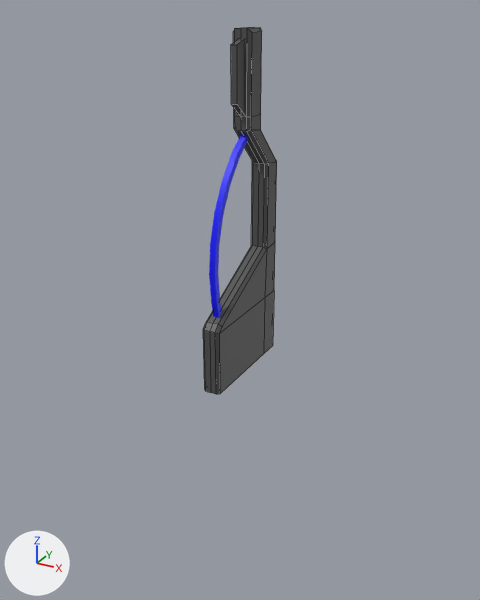
A saved change to the FBX model Assets/Models/ModularParts/Hanger/HangerColumn.fbx.
Before and after are seen from a 50 mm lens placed at (0.486, -0.886, 0.467), pointed at (-0.009, 0.014, 0.017). The axes (+X, +Y, +Z) are drawn at lower left. The lights are the same throughout. Mesh edges are drawn as thin lines on the coarser meshes. Where no turn or scale is listed for an object, it has been applied to the vertices.

The first picture shows 'Main', 'PipePart', 'RoundAccent'.
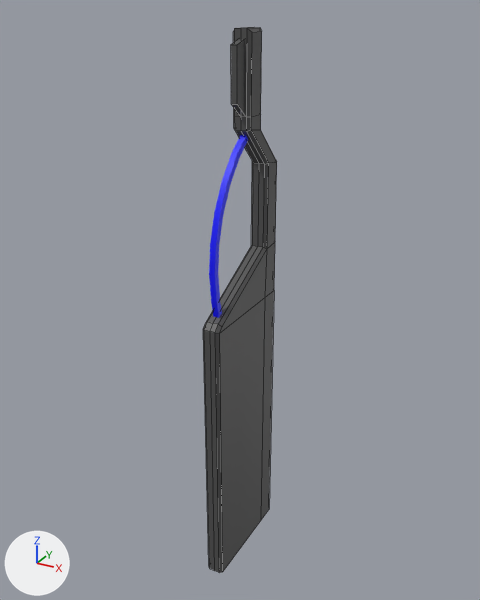
Boxes [x1, y1, x2, y2] around the edits, measured in the pictures (480 x 600 px; the box of a moved part takes in the faces that stretch with it):
'Main', reshaped (49% taller): before [203, 27, 277, 394]; after [203, 27, 277, 573]
part 1 of me_mesh, moved or reshaped: before [204, 318, 273, 394]; after [204, 318, 273, 573]

Edits to the bpy script that builds the scene:
```text
Change me_mesh:
    where me_mesh.from_pydata(...)  # 79 vertices, 72 faces; spans x -0.015..0.015, y -0.12..0.08, z -0.1..0.441
    used by ob_main; location = (0.0, 0.02, 0.0)
    me_mesh part 1: all 12 vertices in x -0.015..0.015, y -0.12..0.08, z -0.1 are moved by (0.0, 0.0, -0.38)
```
